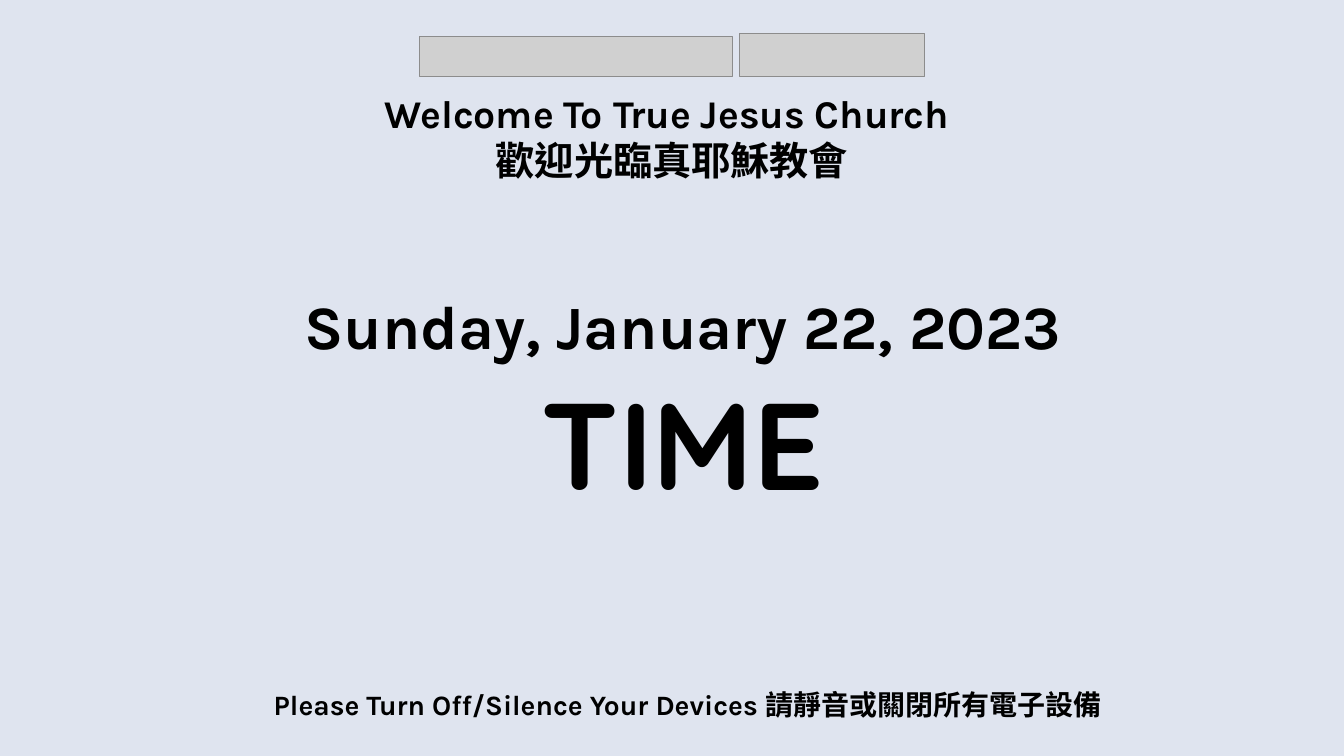
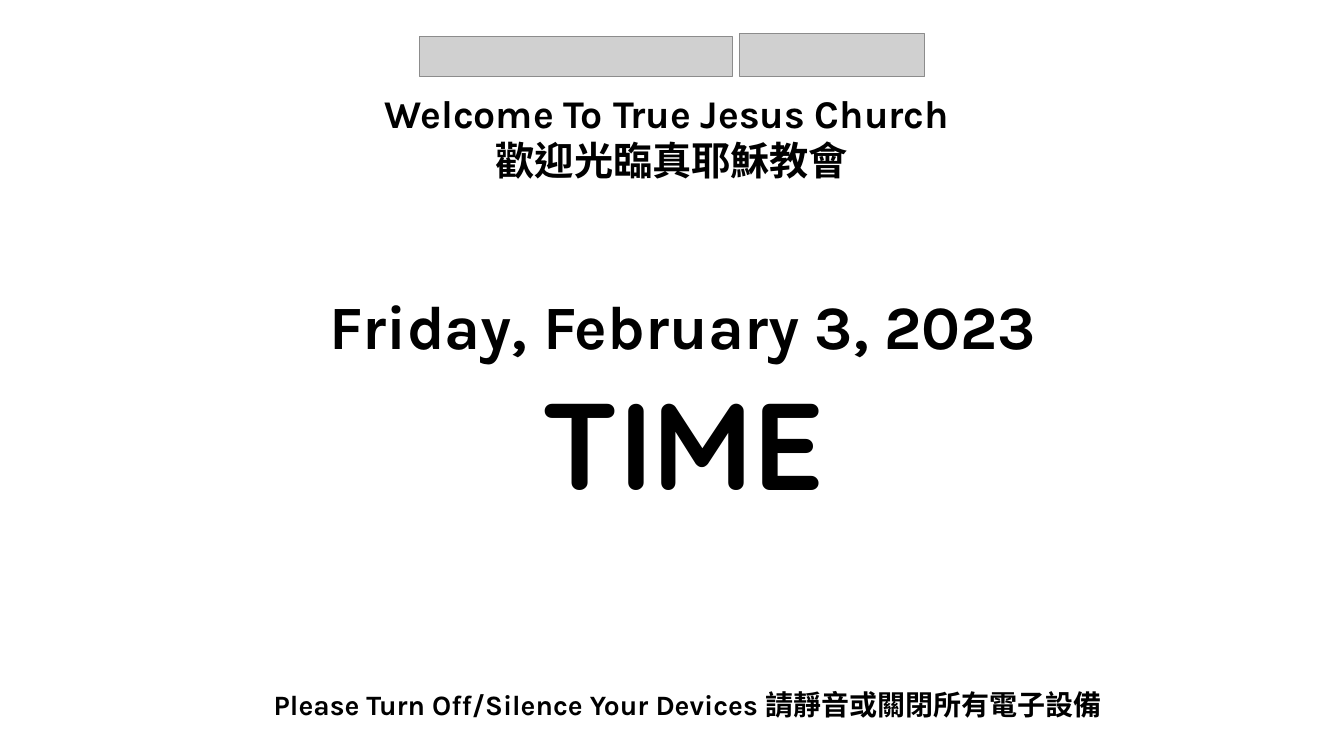
Before and after one commit to calebchanwy/tjc-powerpoint, a slide deck: slide 1 of TJCPowerPoint/Resources/ServiceWidescreen.pptx. Drawn at 1344x756 pixels with LibreOffice and Linux fonts; fonts in the diff are those of the drawing; grey boxes stand for pictures. Boxes give left, top, right and bottom in pixels: in the first picture for what was removed or moved away, otherwise in the second. Text is boxed around its words. In the diff, an @@ line names an element or a change of style, - is before the commit and + after.

```diff
--- a/TJCPowerPoint/Resources/ServiceWidescreen.pptx
+++ b/TJCPowerPoint/Resources/ServiceWidescreen.pptx
@@ background #DFE4EF to #FFFFFF @@
@@ text at [329, 305, 1036, 364]: text changed @@
-Sunday, January 22, 2023
+Friday, February 3, 2023
```
Also in this commit, not shown: 10 other slides changed, 25 other files.
